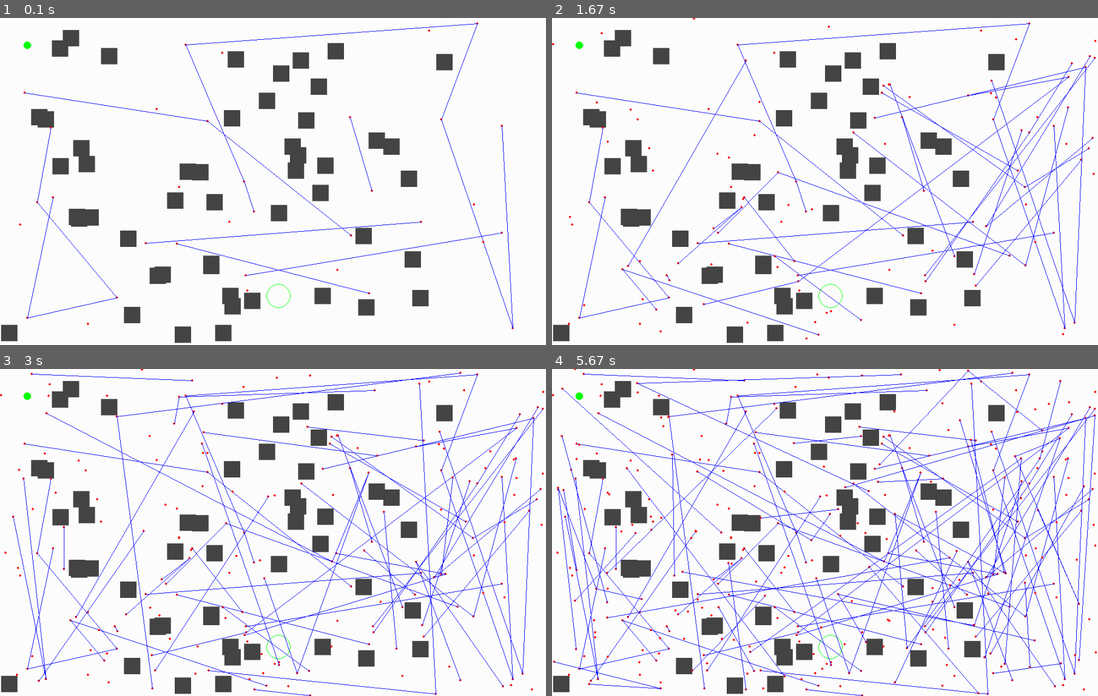
Above: before the commit, frames 1-4 (two rows, left to right).
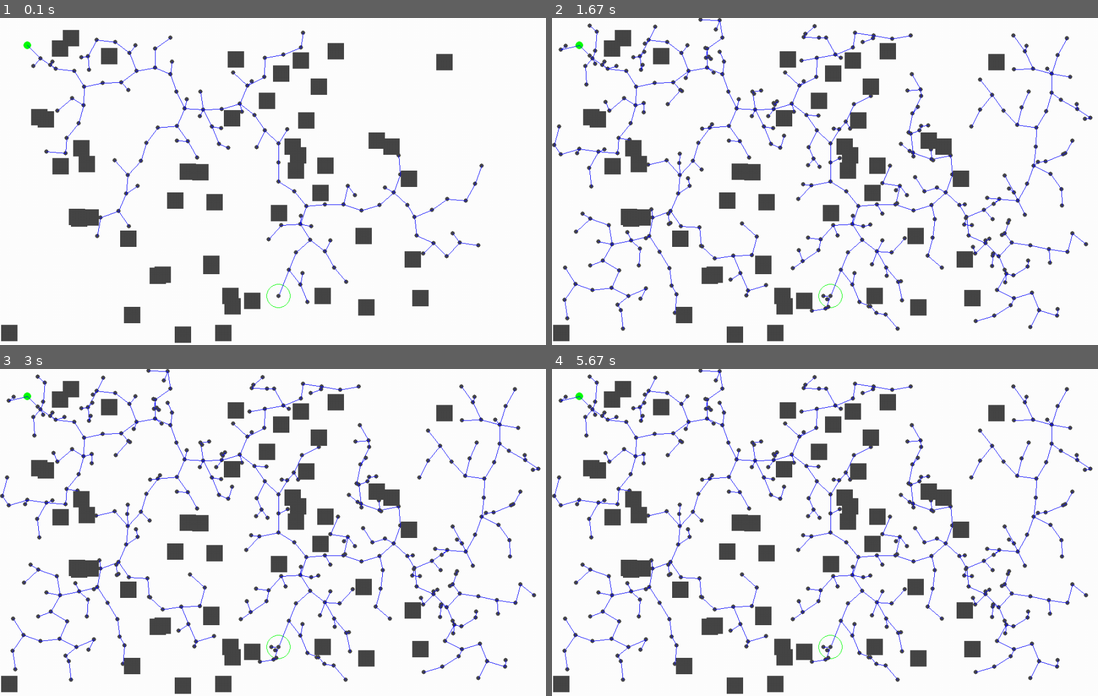
Above: after the commit, the same moments.

Repository: Alxkory/PMD_Project_group2
Game: pygame game, started from task/RRT.py
The game is run twice, just before and just after one commit, with the same random seed, the same clock (stepped at 60 frames per second) and the same inputs.
Inputs:
- Up to frame 1 (0.1 s): no input
- Up to frame 2 (1.67 s): no input
- Up to frame 3 (3 s): no input
- Up to frame 4 (5.67 s): no input

The runs differ from the first frame. In frame 1, 3.5% of the frame differs, in the area x 3-95%, y 1-96%; in frame 2, 9.4%; in frame 3, 12%; in frame 4, 16%, in the area x 0-100%, y 0-100%.

Commit message:
Instructie video 3 af, het script werkt zoals die hoort.

Diff:
--- a/task/RRT.py
+++ b/task/RRT.py
@@ -18,19 +18,18 @@
     obstacles = graph.makeobs()
     map.drawMap(obstacles)
 
-    while (True):
-        x, y = graph.sample_envir()
-        n = graph.number_of_nodes()
-        graph.add_node(n,x,y)
-        graph.add_edge(n-1,n)
-        x1,y1=graph.x[n],graph.y[n]
-        x2,y2=graph.x[n-1],graph.y[n-1]
-        if (graph.isFree()):
-            pygame.draw.circle(map.map, map.Red, (graph.x[n], graph.y[n]), map.nodeRad, map.nodeThickness)
-            if not graph.crossObstacle(x1,x2,y1,y2):
-                pygame.draw.line(map.map,map.Blue,(x1,y1),(x2,y2),map.edgeThickness)
-
-        pygame.display.update()
+    while (iteration<500):
+        if iteration % 10 == 0:
+            X, Y, Parent =graph.bias(goal)
+            pygame.draw.circle(map.map, map.grey, (X[-1],Y[-1]), map.nodeRad+2, 0)
+            pygame.draw.line(map.map, map.Blue, (X[-1], Y[-1]), (X[Parent[-1]], Y[Parent[-1]]),map.edgeThickness)
+        else:
+            X, Y, Parent =graph.expand()
+            pygame.draw.circle(map.map, map.grey, (X[-1],Y[-1]), map.nodeRad+2, 0)
+            pygame.draw.line(map.map, map.Blue, (X[-1], Y[-1]), (X[Parent[-1]], Y[Parent[-1]]),map.edgeThickness)
+        if iteration % 5 == 0:
+            pygame.display.update()
+        iteration += 1
 
     pygame.display.update()
     pygame.event.clear()
--- a/task/RRTbasePy.py
+++ b/task/RRTbasePy.py
@@ -134,8 +134,14 @@
         return x,y
 
 
-    def nearest(self):
-        pass
+    def nearest(self,n): #finds nearest node
+        dmin=self.distance(0,n)
+        nnear=0 # this will hold the ID of the closest node we found so far
+        for i in range(0,n):
+            if self.distance(i,n)<dmin:
+                dmin=self.distance(i,n)
+                nnear=i
+        return nnear
 
 
     def isFree(self):
@@ -174,8 +180,23 @@
             return True
 
 
-    def step(self):
-        pass
+    def step(self,nnear,nrand,dmax=35):
+        d=self.distance(nnear,nrand)
+        if d>dmax:
+            u=dmax/d
+            (xnear,ynear)=(self.x[nnear],self.y[nnear])
+            (xrand,yrand)=(self.x[nrand],self.y[nrand])
+            (px,py)=(xrand-xnear,yrand-ynear)
+            theta=math.atan2(py,px)
+            (x,y)=(int(xnear+dmax*math.cos(theta)),
+                   int(ynear+dmax*math.sin(theta)))
+            self.remove_node(nrand)
+            if abs(x-self.goal[0])<dmax and abs(y - self.goal[1])<dmax: #check if the goal has been reached
+                self.add_node(nrand,self.goal[0],self.goal[1])
+                self.goalstate=nrand
+                self.goalFlag=True
+            else:
+                self.add_node(nrand,x,y)
 
 
     def path_to_goal(self):
@@ -186,13 +207,24 @@
         pass
 
 
-    def bias(self):
-        pass
+    def bias(self,ngoal):
+        n=self.number_of_nodes()
+        self.add_node(n,ngoal[0],ngoal[1])
+        nnear=self.nearest(n)
+        self.step(nnear,n)
+        self.connect(nnear,n)
+        return self.x,self.y,self.parent
 
 
     def expand(self):
-        pass
-
+        n=self.number_of_nodes()
+        x,y=self.sample_envir()
+        self.add_node(n,x,y)
+        if self.isFree():
+            xnearest=self.nearest(n)
+            self.step(xnearest,n)
+            self.connect(xnearest,n)
+        return self.x,self.y,self.parent
 
     def cost(self):
         pass
